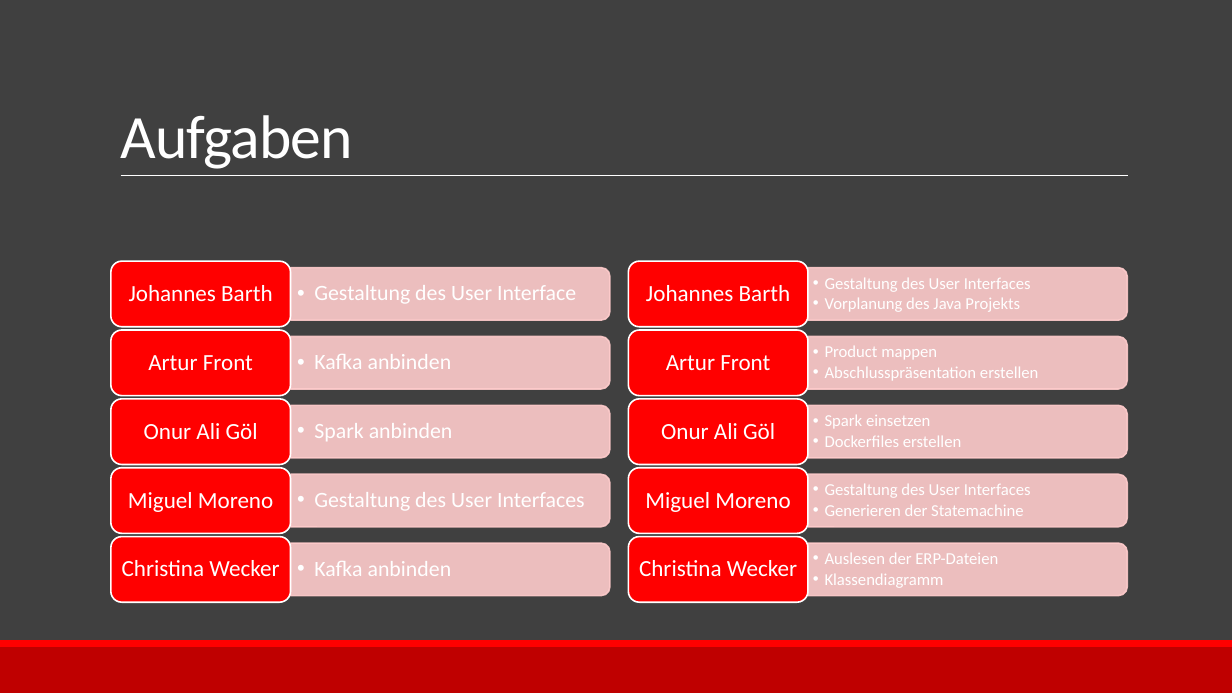
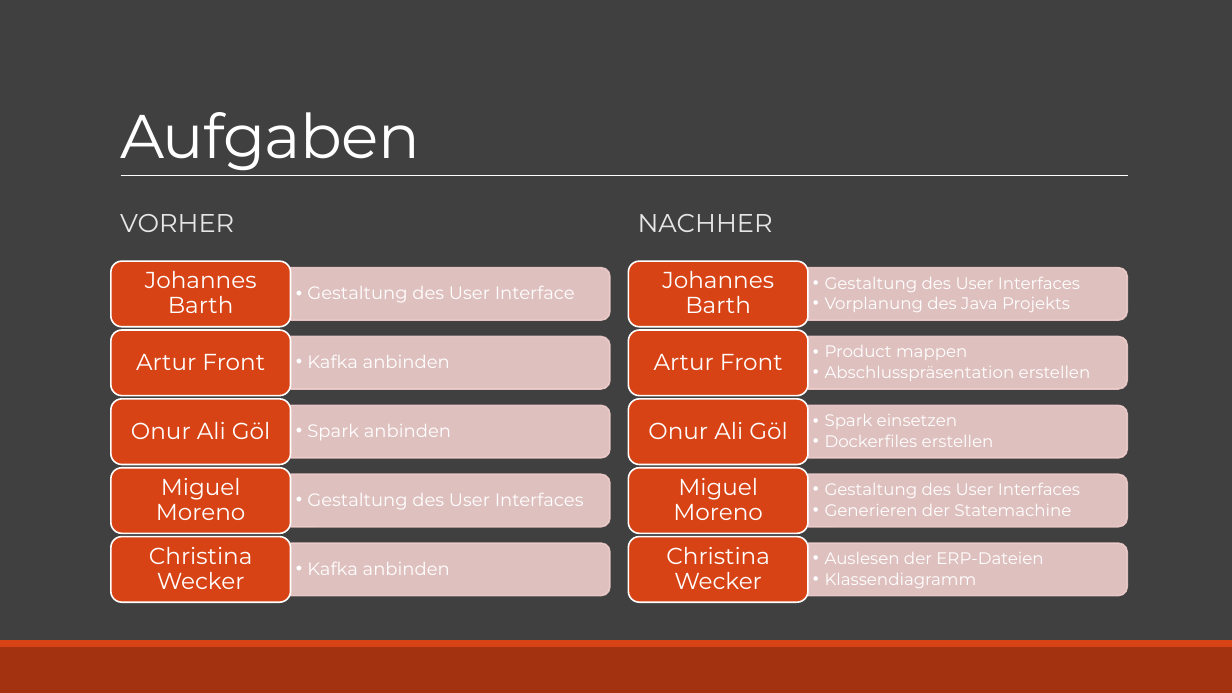
Before and after one commit to buegeleisen/dhbw_14sea_projekt, a slide deck: slide 2 of Portfolio/Session3.pptx. Drawn at 1232x693 pixels with LibreOffice and Linux fonts; fonts in the diff are those of the drawing. Boxes give left, top, right and bottom in pixels: in the first picture for what was removed or moved away, otherwise in the second. Text is boxed around its words. In the diff, an @@ line names an element or a change of style, - is before the commit and + after.

```diff
--- a/Portfolio/Session3.pptx
+++ b/Portfolio/Session3.pptx
@@ text added at bbox=[120, 214, 234, 232], 20 pt, text #E6E6E6 @@
+VORHER
@@ text added at bbox=[638, 214, 773, 232], 20 pt, text #E6E6E6 @@
+NACHHER
@@ fill #FF0000 to #D84315 in 11 elements at bbox=[0, 640, 1232, 647], bbox=[111, 262, 290, 327], bbox=[111, 330, 290, 396], bbox=[111, 399, 290, 465], bbox=[111, 468, 290, 533], bbox=[111, 537, 290, 603], bbox=[628, 262, 808, 327], bbox=[628, 330, 808, 396], bbox=[628, 399, 808, 465], bbox=[628, 468, 808, 533], bbox=[628, 537, 808, 603] @@
@@ size 17 to 14 pt, font Calibri to Montserrat; bullet • to •• in 5 elements at bbox=[307, 286, 575, 302], bbox=[307, 355, 450, 368], bbox=[307, 424, 451, 440], bbox=[307, 493, 584, 509], bbox=[307, 562, 450, 575] @@
@@ font Calibri to Montserrat in 11 elements at bbox=[120, 112, 420, 171], bbox=[145, 271, 257, 313], bbox=[136, 354, 265, 370], bbox=[131, 422, 271, 439], bbox=[156, 478, 246, 520], bbox=[149, 547, 253, 589], bbox=[662, 271, 774, 313], bbox=[654, 354, 783, 370], bbox=[648, 422, 788, 439], bbox=[673, 478, 763, 520], bbox=[666, 547, 770, 589] @@
@@ font Calibri to Montserrat; bullet • to •• in 5 elements at bbox=[825, 277, 1080, 312], bbox=[825, 345, 1091, 381], bbox=[825, 414, 994, 447], bbox=[825, 483, 1080, 516], bbox=[825, 552, 1043, 588] @@
@@ fill #FFCCCC at 90% opacity to #F0CFCC at 90% opacity; outline #FFCCCC 1.25 pt to #F0CFCC 1.25 pt in 10 elements at bbox=[291, 268, 610, 320], bbox=[291, 337, 610, 390], bbox=[291, 405, 610, 458], bbox=[291, 475, 610, 527], bbox=[291, 543, 610, 596], bbox=[808, 268, 1128, 320], bbox=[808, 337, 1128, 390], bbox=[808, 405, 1128, 458], bbox=[808, 475, 1128, 527], bbox=[808, 543, 1128, 596] @@
@@ rectangle at bbox=[0, 647, 1232, 693]: fill #BF0000 to #A23210 @@
```
Also in this commit, not shown: 6 other slides changed.
